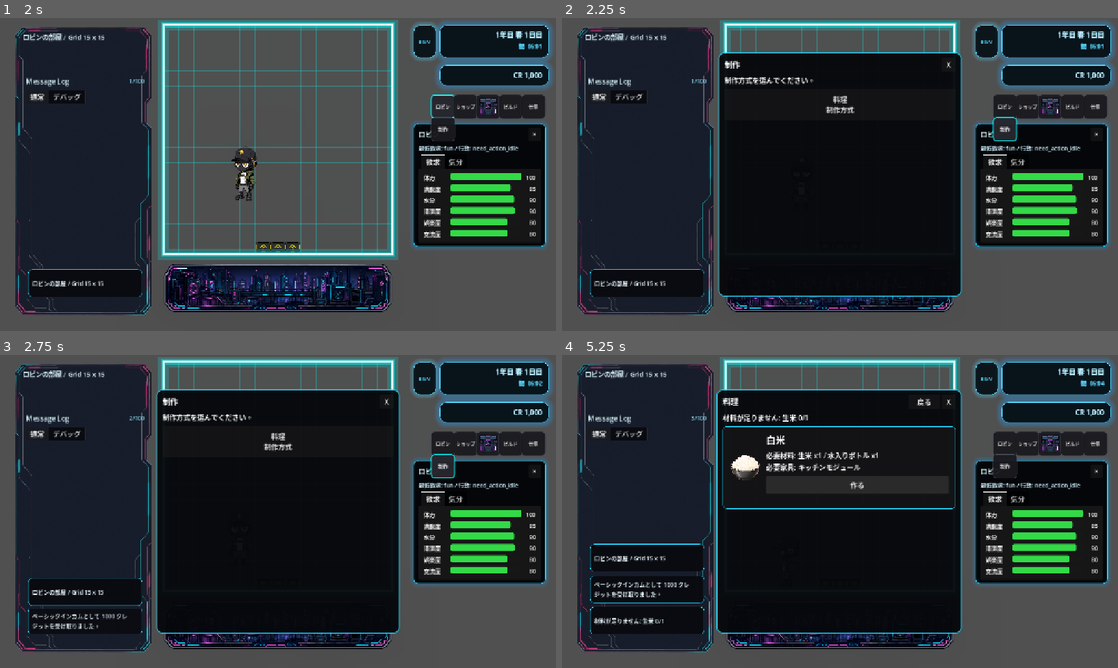
Above: before the commit, frames 1-4 (two rows, left to right).
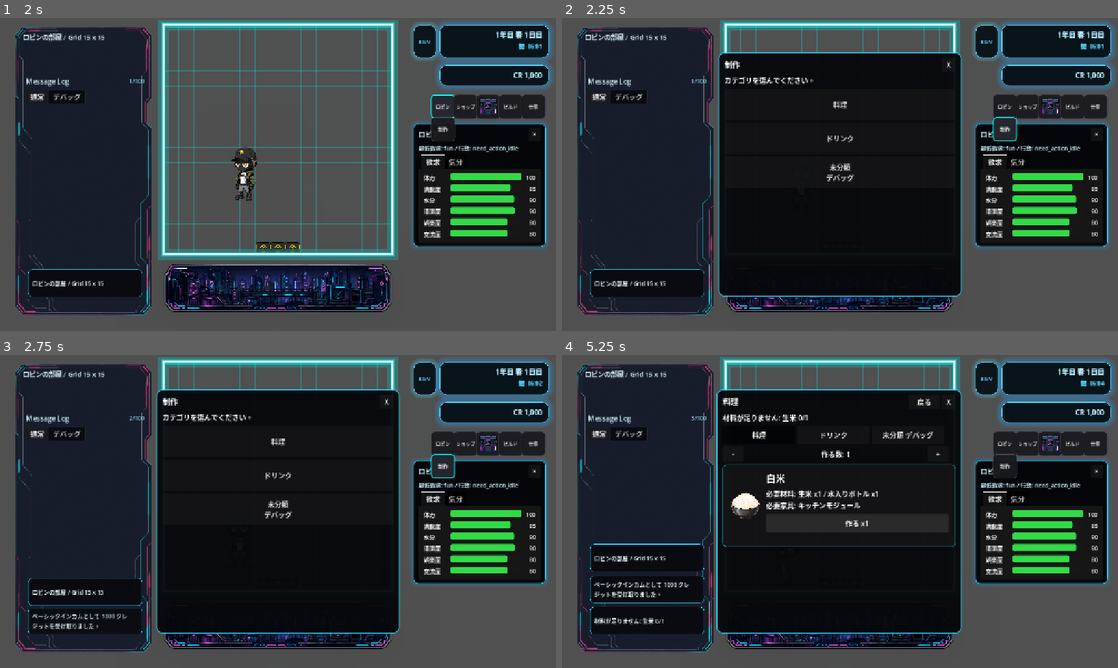
Above: after the commit, the same moments.

Repository: grimoire1089-coder/optimistic
Game: Godot game, scene res://Scenes/Boot/TitleScene.tscn
Same seed, same stepped clock (60 frames per second), same inputs: the game is played once before the commit and once after it. Sound files missing from this copy of the repository are replaced by a short silence.
Inputs (mouse positions are in pixels of both pictures, inside the frame that each line leads up to):
- Up to frame 1 (2 s): click "はじめる" at 0.5 s; click "ロビン" at 1.25 s
- Up to frame 2 (2.25 s): click "制作" at 2 s
- Up to frame 3 (2.75 s): no input
- Up to frame 4 (5.25 s): click (840, 442) at 2.75 s, where only the run before the commit has a clickable "料理 制作方式"; click "戻る" at 3.5 s; click (840, 442) at 4.25 s, where only the run after the commit has a clickable "料理"; click "作る" (after the commit: "作る x1") at 5 s

Frame 1 is identical in both runs. In frame 2, 0.4% of the frame differs, in the area x 29-53%, y 18-53%; in frame 3, 0.4%; in frame 4, 4.6%, in the area x 28-71%, y 22-62%.

Commit message:
Add craft categories and quantity crafting

Diff:
--- a/Scripts/UI/HUD/CraftMenu.gd
+++ b/Scripts/UI/HUD/CraftMenu.gd
@@ -3,8 +3,15 @@
 
 signal crafting_method_selected(method_id: StringName)
 
+const CATEGORY_COOKING: StringName = &"cooking"
+const CATEGORY_DRINKS: StringName = &"drinks"
+const CATEGORY_UNCATEGORIZED_DEBUG: StringName = &"uncategorized_debug"
+const MIN_CRAFT_QUANTITY := 1
+const MAX_CRAFT_QUANTITY := 99
+
 const RECIPE_PATHS := [
 	"res://Data/Craft/Recipes/Cooking_0001_WhiteRice.tres",
+	"res://Data/Craft/Recipes/Drink_0001_WaterBottle.tres",
 ]
 
 const LARGE_MENU_SIZE := Vector2(560.0, 560.0)
@@ -13,12 +20,18 @@
 
 const TITLE_CRAFT_CODES := [0x5236, 0x4f5c]
 const TITLE_COOKING_CODES := [0x6599, 0x7406]
-const COOKING_BUTTON_TEXT_CODES := [0x6599, 0x7406, 0x0a, 0x5236, 0x4f5c, 0x65b9, 0x5f0f]
+const TITLE_DRINKS_CODES := [0x30c9, 0x30ea, 0x30f3, 0x30af]
+const TITLE_UNCATEGORIZED_DEBUG_CODES := [0x672a, 0x5206, 0x985e, 0x20, 0x2f, 0x20, 0x30c7, 0x30d0, 0x30c3, 0x30b0]
+const COOKING_BUTTON_TEXT_CODES := [0x6599, 0x7406]
+const DRINKS_BUTTON_TEXT_CODES := [0x30c9, 0x30ea, 0x30f3, 0x30af]
+const UNCATEGORIZED_DEBUG_BUTTON_TEXT_CODES := [0x672a, 0x5206, 0x985e, 0x0a, 0x30c7, 0x30d0, 0x30c3, 0x30b0]
 const BACK_BUTTON_CODES := [0x623b, 0x308b]
 const MAKE_BUTTON_CODES := [0x4f5c, 0x308b]
-const GUIDE_TEXT_CODES := [0x5236, 0x4f5c, 0x65b9, 0x5f0f, 0x3092, 0x9078, 0x3093, 0x3067, 0x304f, 0x3060, 0x3055, 0x3044, 0x3002]
+const CATEGORY_GUIDE_CODES := [0x30ab, 0x30c6, 0x30b4, 0x30ea, 0x3092, 0x9078, 0x3093, 0x3067, 0x304f, 0x3060, 0x3055, 0x3044, 0x3002]
 const COOKING_GUIDE_CODES := [0x4f5c, 0x308a, 0x305f, 0x3044, 0x6599, 0x7406, 0x3092, 0x9078, 0x3093, 0x3067, 0x304f, 0x3060, 0x3055, 0x3044, 0x3002]
-const NO_RECIPE_CODES := [0x6599, 0x7406, 0x30ec, 0x30b7, 0x30d4, 0x304c, 0x3042, 0x308a, 0x307e, 0x305b, 0x3093, 0x3002]
+const DRINKS_GUIDE_CODES := [0x4f5c, 0x308a, 0x305f, 0x3044, 0x30c9, 0x30ea, 0x30f3, 0x30af, 0x3092, 0x9078, 0x3093, 0x3067, 0x304f, 0x3060, 0x3055, 0x3044, 0x3002]
+const UNCATEGORIZED_GUIDE_CODES := [0x30c7, 0x30d0, 0x30c3, 0x30b0, 0x7528, 0x306e, 0x672a, 0x5206, 0x985e, 0x30ab, 0x30c6, 0x30b4, 0x30ea, 0x3067, 0x3059, 0x3002]
+const NO_RECIPE_CODES := [0x3053, 0x306e, 0x30ab, 0x30c6, 0x30b4, 0x30ea, 0x306b, 0x30ec, 0x30b7, 0x30d4, 0x304c, 0x3042, 0x308a, 0x307e, 0x305b, 0x3093, 0x3002]
 const CRAFTED_SUFFIX_CODES := [0x3092, 0x4f5c, 0x308a, 0x307e, 0x3057, 0x305f, 0x3002]
 const MISSING_MATERIAL_PREFIX_CODES := [0x6750, 0x6599, 0x304c, 0x8db3, 0x308a, 0x307e, 0x305b, 0x3093, 0x3a, 0x20]
 const MISSING_FURNITURE_PREFIX_CODES := [0x5fc5, 0x8981, 0x5bb6, 0x5177, 0x304c, 0x3042, 0x308a, 0x307e, 0x305b, 0x3093, 0x3a, 0x20]
@@ -26,11 +39,13 @@
 const OUTPUT_FAILED_CODES := [0x5b8c, 0x6210, 0x54c1, 0x3092, 0x8ffd, 0x52a0, 0x3067, 0x304d, 0x307e, 0x305b, 0x3093, 0x3067, 0x3057, 0x305f, 0x3002]
 const KITCHEN_MODULE_NAME_CODES := [0x30ad, 0x30c3, 0x30c1, 0x30f3, 0x30e2, 0x30b8, 0x30e5, 0x30fc, 0x30eb]
 const WHITE_RICE_NAME_CODES := [0x767d, 0x7c73]
+const WATER_BOTTLE_NAME_CODES := [0x6c34, 0x5165, 0x308a, 0x30dc, 0x30c8, 0x30eb]
 const REQUIRED_MATERIALS_LABEL_CODES := [0x5fc5, 0x8981, 0x6750, 0x6599, 0x3a, 0x20]
 const REQUIRED_FURNITURE_LABEL_CODES := [0x5fc5, 0x8981, 0x5bb6, 0x5177, 0x3a, 0x20]
+const QUANTITY_LABEL_CODES := [0x4f5c, 0x308b, 0x6570, 0x3a, 0x20]
 const NONE_CODES := [0x306a, 0x3057]
 
-@export var cooking_method_id: StringName = &"cooking"
+@export var cooking_method_id: StringName = CATEGORY_COOKING
 @export var actor_path: NodePath = NodePath("../../Robin")
 @export var furniture_placement_module_path: NodePath = NodePath("../../FurniturePlacementModule")
 @export var close_after_craft: bool = false
@@ -42,6 +57,8 @@
 @onready var detail_label: Label = $MarginContainer/Rows/DetailLabel
 
 var _selected_method_id: StringName = &""
+var _current_category_id: StringName = &""
+var _craft_quantity: int = 1
 var _dynamic_nodes: Array[Node] = []
 var _recipes: Array[CraftRecipeData] = []
 var _back_button: Button
@@ -97,8 +114,8 @@
 func open_menu() -> void:
 	visible = true
 	_apply_center_layout_after_parent()
-	if _selected_method_id == cooking_method_id:
-		_show_cooking_view()
+	if _current_category_id != &"":
+		_show_recipe_view(_current_category_id)
 		return
 	_show_category_view()
 
@@ -119,31 +136,38 @@
 
 
 func _on_cooking_pressed() -> void:
-	_selected_method_id = cooking_method_id
-	crafting_method_selected.emit(cooking_method_id)
-	_show_cooking_view()
+	_show_recipe_view(CATEGORY_COOKING)
 
 
 func _show_category_view() -> void:
 	_clear_dynamic_nodes()
+	_current_category_id = &""
+	_selected_method_id = &""
 	title_label.text = _string_from_codes(TITLE_CRAFT_CODES)
 	_set_header_back_visible(false)
-	cooking_button.visible = true
-	cooking_button.custom_minimum_size = Vector2(520.0, 72.0)
-	cooking_button.text = _string_from_codes(COOKING_BUTTON_TEXT_CODES)
-	detail_label.text = _string_from_codes(GUIDE_TEXT_CODES)
-
-
-func _show_cooking_view() -> void:
+	cooking_button.visible = false
+	detail_label.text = _string_from_codes(CATEGORY_GUIDE_CODES)
+	_add_category_button(CATEGORY_COOKING)
+	_add_category_button(CATEGORY_DRINKS)
+	_add_category_button(CATEGORY_UNCATEGORIZED_DEBUG)
+
+
+func _show_recipe_view(category_id: StringName) -> void:
 	_clear_dynamic_nodes()
-	title_label.text = _string_from_codes(TITLE_COOKING_CODES)
+	_current_category_id = category_id
+	_selected_method_id = category_id
+	crafting_method_selected.emit(category_id)
+	title_label.text = _get_category_title(category_id)
 	_set_header_back_visible(true)
 	cooking_button.visible = false
-	if _recipes.is_empty():
+	detail_label.text = _get_category_guide(category_id)
+	_add_category_tabs()
+	_add_quantity_controls()
+	var recipes := _get_recipes_for_category(category_id)
+	if recipes.is_empty():
 		detail_label.text = _string_from_codes(NO_RECIPE_CODES)
 		return
-	detail_label.text = _string_from_codes(COOKING_GUIDE_CODES)
-	for recipe in _recipes:
+	for recipe in recipes:
 		_add_recipe_card(recipe)
 
 
@@ -152,6 +176,61 @@
 	if _back_button == null:
 		return
 	_back_button.visible = should_show
+
+
+func _add_category_button(category_id: StringName) -> void:
+	var button := Button.new()
+	button.custom_minimum_size = Vector2(520.0, 72.0)
+	button.text = _get_category_button_text(category_id)
+	button.pressed.connect(Callable(self, "_show_recipe_view").bind(category_id))
+	category_list.add_child(button)
+	_dynamic_nodes.append(button)
+
+
+func _add_category_tabs() -> void:
+	var tabs := HBoxContainer.new()
+	tabs.add_theme_constant_override("separation", 6)
+	category_list.add_child(tabs)
+	_dynamic_nodes.append(tabs)
+	_add_tab_button(tabs, CATEGORY_COOKING)
+	_add_tab_button(tabs, CATEGORY_DRINKS)
+	_add_tab_button(tabs, CATEGORY_UNCATEGORIZED_DEBUG)
+
+
+func _add_tab_button(parent_node: HBoxContainer, category_id: StringName) -> void:
+	var button := Button.new()
+	button.custom_minimum_size = Vector2(166.0, 40.0)
+	button.toggle_mode = true
+	button.button_pressed = _current_category_id == category_id
+	button.text = _get_category_button_text(category_id).replace("\n", " ")
+	button.pressed.connect(Callable(self, "_show_recipe_view").bind(category_id))
+	parent_node.add_child(button)
+
+
+func _add_quantity_controls() -> void:
+	var row := HBoxContainer.new()
+	row.add_theme_constant_override("separation", 8)
+	category_list.add_child(row)
+	_dynamic_nodes.append(row)
+
+	var minus_button := Button.new()
+	minus_button.custom_minimum_size = Vector2(48.0, 36.0)
+	minus_button.text = "-"
+	minus_button.pressed.connect(_on_quantity_minus_pressed)
+	row.add_child(minus_button)
+
+	var quantity_label := Label.new()
+	quantity_label.custom_minimum_size = Vector2(408.0, 36.0)
+	quantity_label.vertical_alignment = VERTICAL_ALIGNMENT_CENTER
+	quantity_label.horizontal_alignment = HORIZONTAL_ALIGNMENT_CENTER
+	quantity_label.text = "%s%d" % [_string_from_codes(QUANTITY_LABEL_CODES), _craft_quantity]
+	row.add_child(quantity_label)
+
+	var plus_button := Button.new()
+	plus_button.custom_minimum_size = Vector2(48.0, 36.0)
+	plus_button.text = "+"
+	plus_button.pressed.connect(_on_quantity_plus_pressed)
+	row.add_child(plus_button)
 
 
 func _add_recipe_card(recipe: CraftRecipeData) -> void:
@@ -196,7 +275,7 @@
 
 	var button := Button.new()
 	button.custom_minimum_size = Vector2(420.0, 42.0)
-	button.text = _string_from_codes(MAKE_BUTTON_CODES)
+	button.text = "%s x%d" % [_string_from_codes(MAKE_BUTTON_CODES), _craft_quantity]
 	button.pressed.connect(Callable(self, "_on_recipe_pressed").bind(recipe))
 	rows.add_child(button)
 
@@ -205,8 +284,24 @@
 
 
 func _on_back_pressed() -> void:
-	_selected_method_id = &""
 	_show_category_view()
+
+
+func _on_quantity_minus_pressed() -> void:
+	_set_craft_quantity(_craft_quantity - 1)
+
+
+func _on_quantity_plus_pressed() -> void:
+	_set_craft_quantity(_craft_quantity + 1)
+
+
+func _set_craft_quantity(next_quantity: int) -> void:
+	var clamped_quantity := clampi(next_quantity, MIN_CRAFT_QUANTITY, MAX_CRAFT_QUANTITY)
+	if clamped_quantity == _craft_quantity:
+		return
+	_craft_quantity = clamped_quantity
+	if _current_category_id != &"":
+		_show_recipe_view(_current_category_id)
 
 
 func _on_recipe_pressed(recipe: CraftRecipeData) -> void:
@@ -223,17 +318,17 @@
 	for ingredient in recipe.ingredients:
 		if ingredient == null or ingredient.item_data == null:
 			continue
-		inventory.remove_item(ingredient.item_data.category_id, ingredient.item_data.item_id, ingredient.amount)
+		inventory.remove_item(ingredient.item_data.category_id, ingredient.item_data.item_id, ingredient.amount * _craft_quantity)
 
 	var added := false
 	if recipe.output_item != null and inventory.has_method("add_food_item"):
-		added = bool(inventory.call("add_food_item", recipe.output_item, recipe.output_amount))
+		added = bool(inventory.call("add_food_item", recipe.output_item, recipe.output_amount * _craft_quantity))
 	if not added:
 		_refund_ingredients(recipe, inventory)
 		_show_and_push(_string_from_codes(OUTPUT_FAILED_CODES))
 		return
 
-	var crafted_text := "%s%s" % [_get_recipe_display_name(recipe), _string_from_codes(CRAFTED_SUFFIX_CODES)]
+	var crafted_text := "%s x%d%s" % [_get_recipe_display_name(recipe), recipe.output_amount * _craft_quantity, _string_from_codes(CRAFTED_SUFFIX_CODES)]
 	_show_and_push(crafted_text)
 	if close_after_craft:
 		close_menu()
@@ -248,9 +343,17 @@
 		var recipe := load(path) as CraftRecipeData
 		if recipe == null:
 			continue
-		if recipe.category_id != cooking_method_id:
-			continue
 		_recipes.append(recipe)
+
+
+func _get_recipes_for_category(category_id: StringName) -> Array[CraftRecipeData]:
+	var result: Array[CraftRecipeData] = []
+	for recipe in _recipes:
+		if recipe == null:
+			continue
+		if recipe.category_id == category_id:
+			result.append(recipe)
+	return result
 
 
 func _build_requirement_text(recipe: CraftRecipeData) -> String:
@@ -269,7 +372,7 @@
 	for ingredient in recipe.ingredients:
 		if ingredient == null or ingredient.item_data == null:
 			continue
-		parts.append("%s x%d" % [_get_item_display_name(ingredient.item_data), ingredient.amount])
+		parts.append("%s x%d" % [_get_item_display_name(ingredient.item_data), ingredient.amount * _craft_quantity])
 	if parts.is_empty():
 		return _string_from_codes(NONE_CODES)
 	return " / ".join(parts)
@@ -292,9 +395,10 @@
 	for ingredient in recipe.ingredients:
 		if ingredient == null or ingredient.item_data == null:
 			continue
+		var needed_amount := ingredient.amount * _craft_quantity
 		var current_amount := _get_inventory_item_amount(inventory, ingredient.item_data.category_id, ingredient.item_data.item_id)
-		if current_amount < ingredient.amount:
-			return "%s%s %d/%d" % [_string_from_codes(MISSING_MATERIAL_PREFIX_CODES), _get_item_display_name(ingredient.item_data), current_amount, ingredient.amount]
+		if current_amount < needed_amount:
+			return "%s%s %d/%d" % [_string_from_codes(MISSING_MATERIAL_PREFIX_CODES), _get_item_display_name(ingredient.item_data), current_amount, needed_amount]
 	for furniture_id_text in recipe.required_furniture_ids:
 		var furniture_id := StringName(furniture_id_text)
 		if not _has_furniture(furniture_id):
@@ -321,7 +425,7 @@
 	for ingredient in recipe.ingredients:
 		if ingredient == null or ingredient.item_data == null:
 			continue
-		inventory.call("add_food_item", ingredient.item_data, ingredient.amount)
+		inventory.call("add_food_item", ingredient.item_data, ingredient.amount * _craft_quantity)
 
 
 func _has_furniture(furniture_id: StringName) -> bool:
@@ -351,6 +455,42 @@
 	return &""
 
 
+func _get_category_title(category_id: StringName) -> String:
+	match category_id:
+		CATEGORY_COOKING:
+			return _string_from_codes(TITLE_COOKING_CODES)
+		CATEGORY_DRINKS:
+			return _string_from_codes(TITLE_DRINKS_CODES)
+		CATEGORY_UNCATEGORIZED_DEBUG:
+			return _string_from_codes(TITLE_UNCATEGORIZED_DEBUG_CODES)
+		_:
+			return String(category_id)
+
+
+func _get_category_button_text(category_id: StringName) -> String:
+	match category_id:
+		CATEGORY_COOKING:
+			return _string_from_codes(COOKING_BUTTON_TEXT_CODES)
+		CATEGORY_DRINKS:
+			return _string_from_codes(DRINKS_BUTTON_TEXT_CODES)
+		CATEGORY_UNCATEGORIZED_DEBUG:
+			return _string_from_codes(UNCATEGORIZED_DEBUG_BUTTON_TEXT_CODES)
+		_:
+			return String(category_id)
+
+
+func _get_category_guide(category_id: StringName) -> String:
+	match category_id:
+		CATEGORY_COOKING:
+			return _string_from_codes(COOKING_GUIDE_CODES)
+		CATEGORY_DRINKS:
+			return _string_from_codes(DRINKS_GUIDE_CODES)
+		CATEGORY_UNCATEGORIZED_DEBUG:
+			return _string_from_codes(UNCATEGORIZED_GUIDE_CODES)
+		_:
+			return _string_from_codes(CATEGORY_GUIDE_CODES)
+
+
 func _get_furniture_display_name(furniture_id: StringName) -> String:
 	if furniture_id == &"kitchen_module":
 		return _string_from_codes(KITCHEN_MODULE_NAME_CODES)
@@ -370,6 +510,8 @@
 		return ""
 	if recipe.recipe_id == &"cooking_0001_white_rice":
 		return _string_from_codes(WHITE_RICE_NAME_CODES)
+	if recipe.recipe_id == &"drink_0001_water_bottle":
+		return _string_from_codes(WATER_BOTTLE_NAME_CODES)
 	if recipe.output_item != null and not recipe.output_item.display_name.is_empty():
 		return recipe.output_item.display_name
 	return String(recipe.recipe_id)
